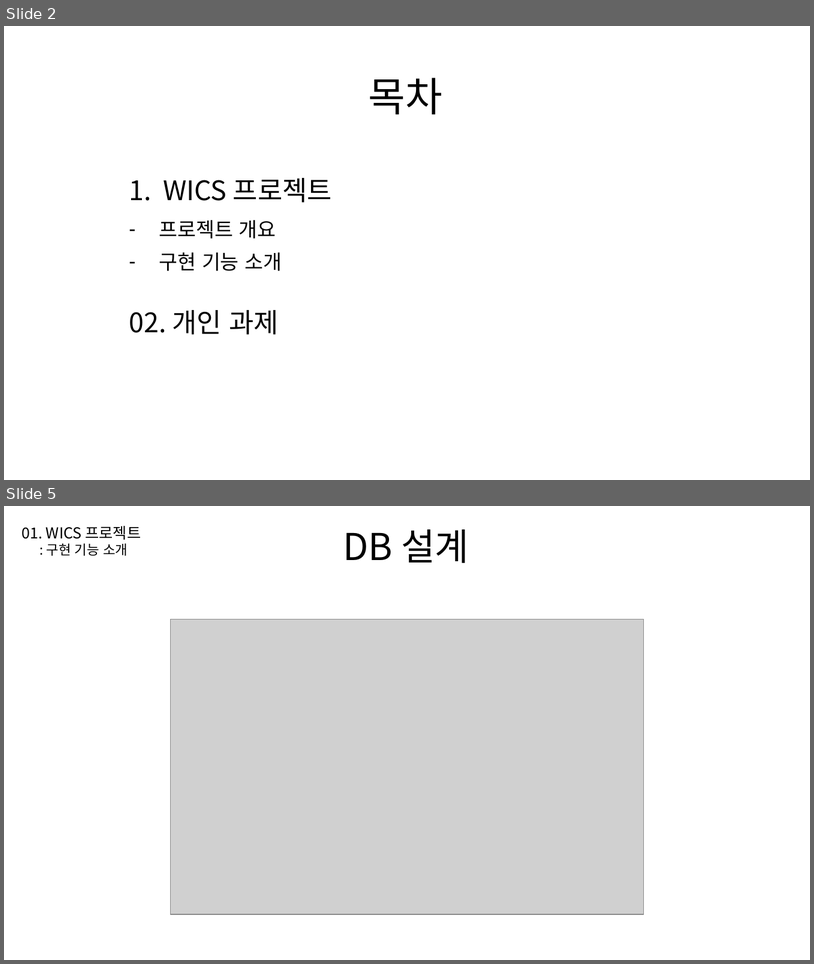
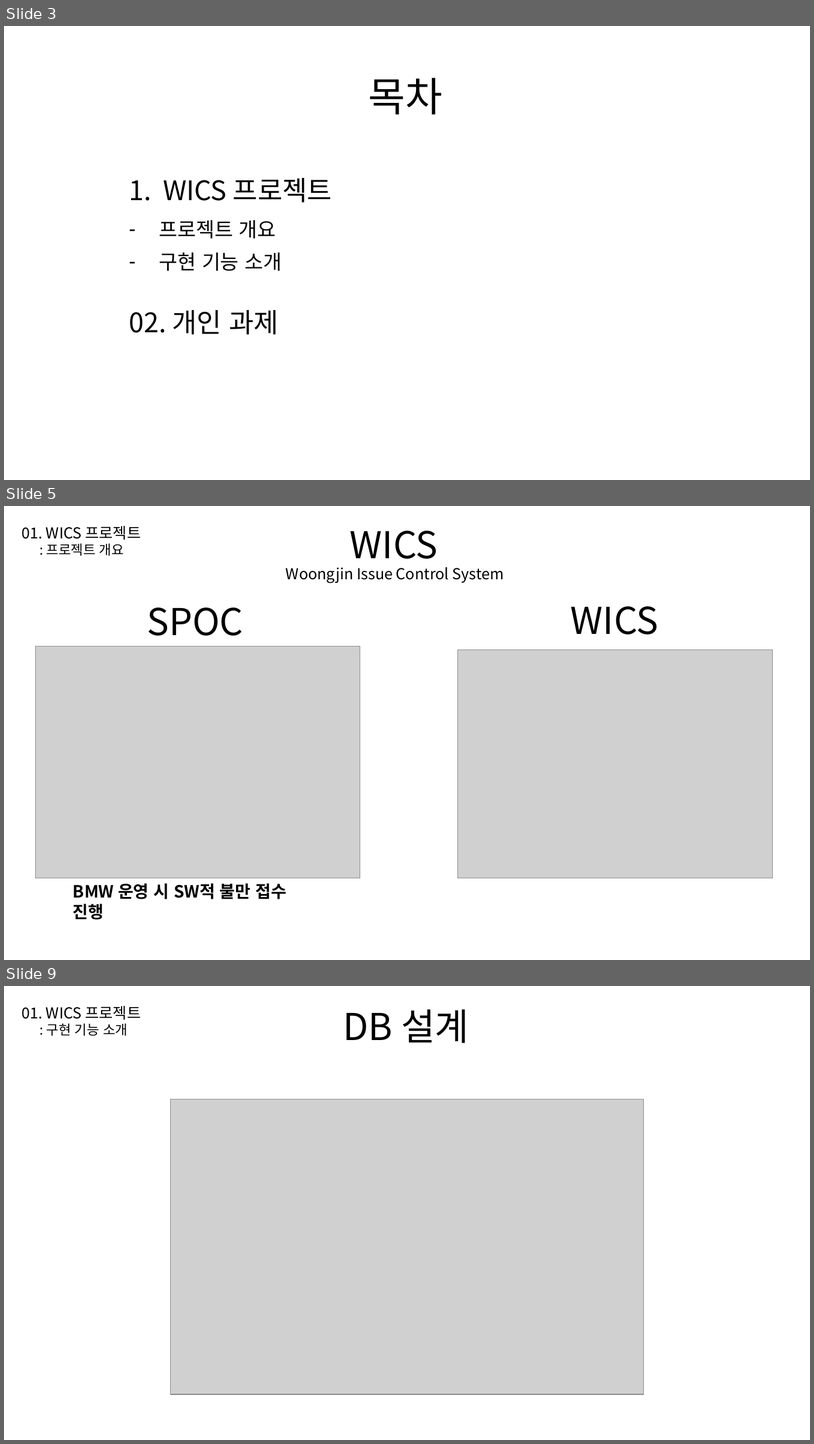
Before and after one commit to baexxbin/intern, a slide deck: 최종PT.pptx. Shown one above the other, each under a label of ours: slides 2 and 5 before the commit, slides 3, 5 and 9 after it; the slides between them are not shown. The pictures are 814x964 and 814x1444 pixels, drawn with LibreOffice and Linux fonts; fonts in the diff are those of the drawing; grey boxes stand for pictures. Boxes give left, top, right and bottom in pixels: in the first picture for what was removed or moved away, otherwise in the second. Text is boxed around its words. In the diff, an @@ line names an element or a change of style, - is before the commit and + after.

```diff
--- a/최종PT.pptx
+++ b/최종PT.pptx
@@ slide 5 added at bbox=[4, 506, 810, 960], background #FFFFFF @@
@@ text added at bbox=[21, 526, 141, 556], 18 pt, text #000000 @@
+01. WICS 프로젝트
+: 프로젝트 개요
@@ text added at bbox=[350, 531, 438, 559], 44 pt, text #000000 @@
+WICS
@@ text added at bbox=[286, 567, 504, 583], 18 pt, text #000000 @@
+Woongjin Issue Control System
@@ text added at bbox=[147, 607, 244, 636], 44 pt, text #000000 @@
+SPOC
@@ text added at bbox=[571, 606, 659, 634], 44 pt, text #000000 @@
+WICS
@@ picture added at bbox=[35, 646, 360, 878] @@
@@ picture added at bbox=[458, 650, 773, 878] @@
@@ text added at bbox=[73, 883, 287, 919], 20 pt, text #000000, bold @@
+BMW 운영 시 SW적 불만 접수 진행
@@ what was slide 2 is now slide 3 @@
@@ what was slide 5 is now slide 9 @@
```
Also in this commit, not shown: 3 slides changed, 4 other slides added.
